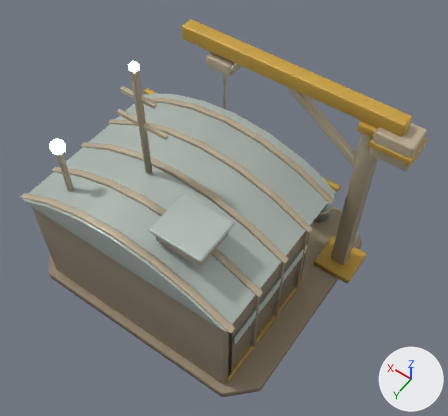
Renders of the glTF model github-io/public/models/workshop.glb from each side of a commit.
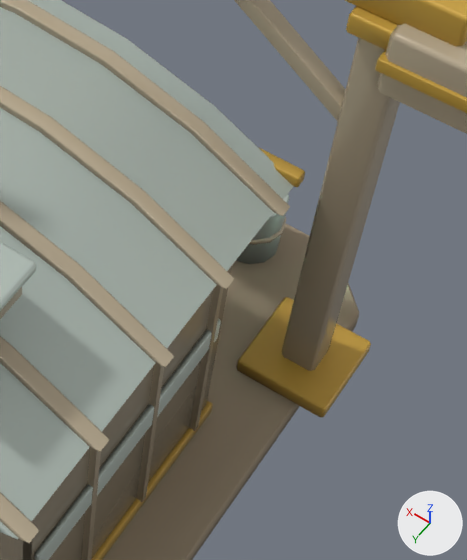
Each version is shown whole from a 50 mm camera at (-4.28, 5.4, 10.1) aimed at (-0.65, 0.31, 2.12), then close up on the part from 49% to 90% of the width and 28% to 82% of the height. Lighting does not change. The marker at lower right points along +X, +Y and +Z. The first two pictures are the older version.

The first close-up shows 'Counterweight', 'Crane_base', 'Crane_jib', 'Crane_post', 'Crane_strut', 'Platform', 'Roof', 'Roof_ribs', 'Side_walls', 'Wall_band', 'Wall_footing', 'Wall_seams' and 8 more.
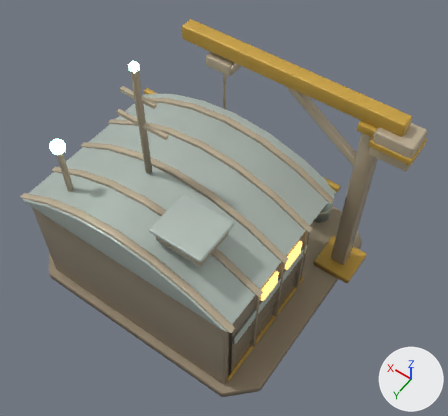
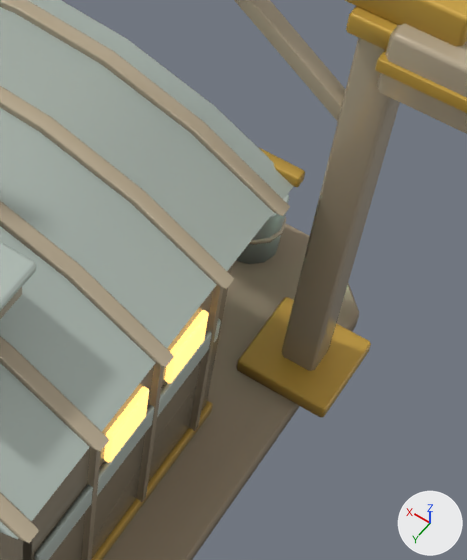
What differs and where, as boxes (x1, y1, x2, y2) in the close-ups (467 x 560 px):
'Windows', added: after (104, 310, 209, 463)

What changed in the scene script:
```text
Add mat_window:
    mat_window = bpy.data.materials.new('Window')
    # nodes: BsdfPrincipled, Mix, OutputMaterial, VertexColor
    # colours: orange #ffcf7a, mixed with the vertex colours
Add me_windows:
    me_windows.from_pydata(...)  # 96 vertices, 176 faces; spans x -2.0..2.0, y 0.04..1.16, z 1.64..1.96
    me_windows.materials.append(mat_window)
Add ob_windows:
    ob_windows = bpy.data.objects.new('Windows', me_windows)
    ob_windows.location = (0.0, 0.0, 0.0)
```
